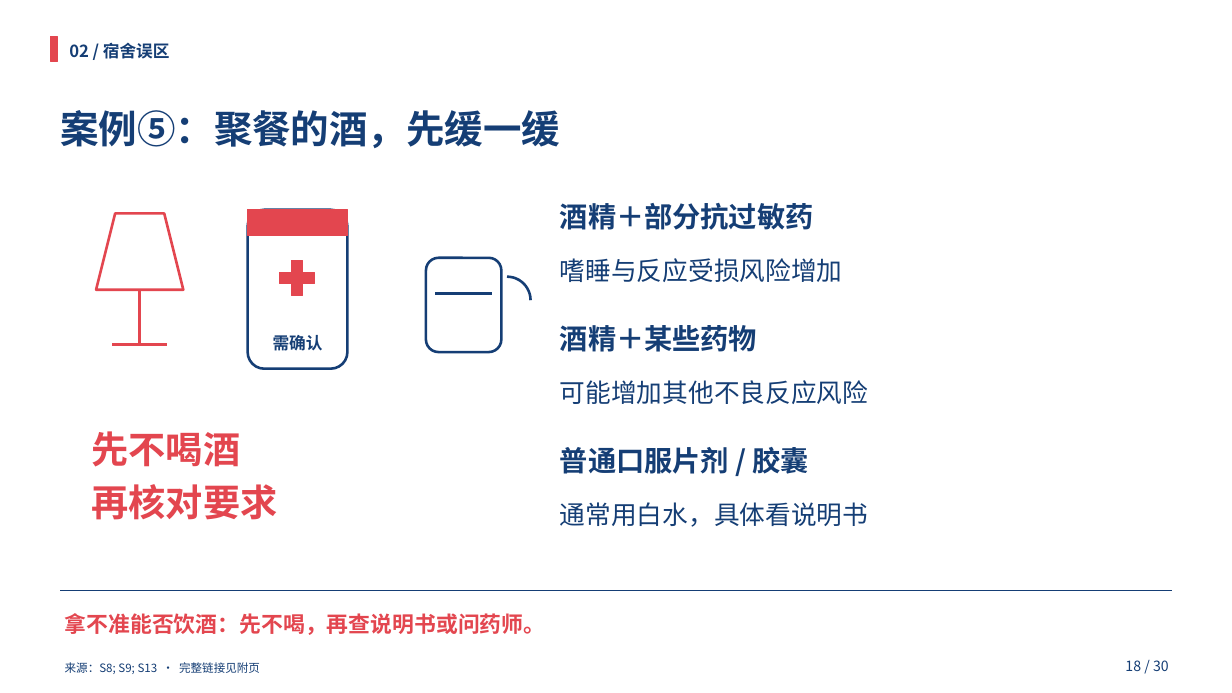
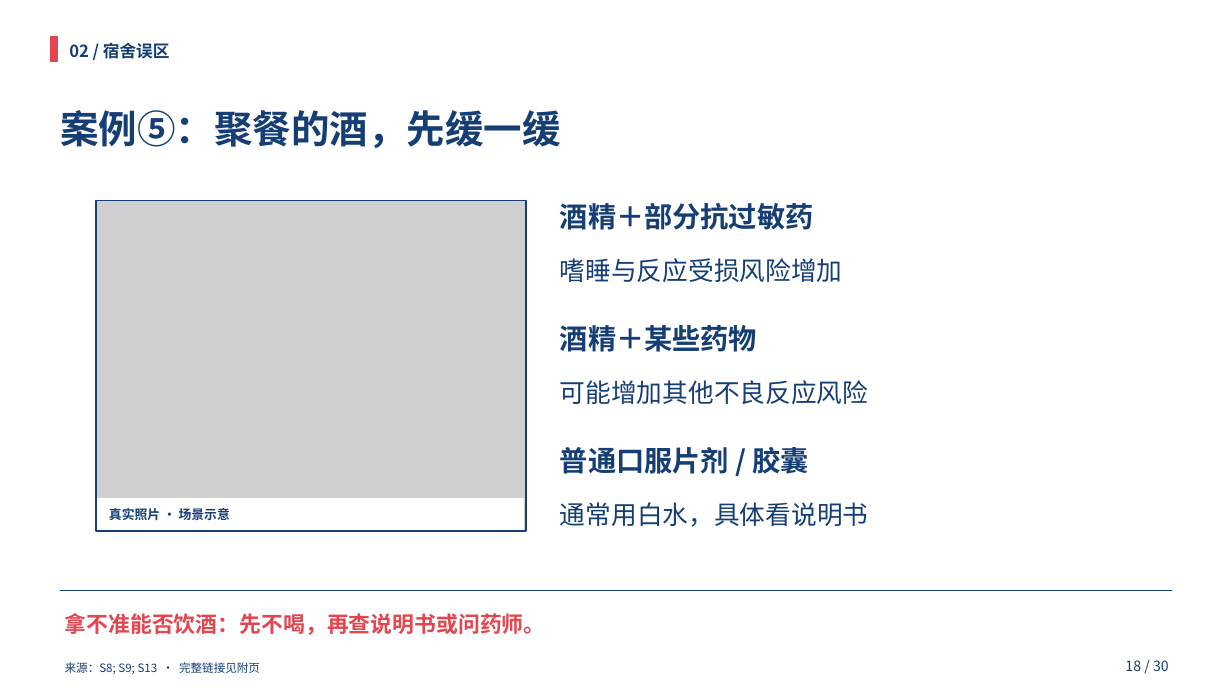
Before and after one commit to HOU-snowyfly/PPTbuilder, a slide deck: slide 18 of 交付文件/合理用药_双人35分钟.pptx. Drawn at 1232x693 pixels with LibreOffice and Linux fonts; fonts in the diff are those of the drawing; grey boxes stand for pictures. Boxes give left, top, right and bottom in pixels: in the first picture for what was removed or moved away, otherwise in the second. Text is boxed around its words. In the diff, an @@ line names an element or a change of style, - is before the commit and + after.

Commit message:
Add licensed real photos to 18 presentation slides and refresh all materials

```diff
--- a/交付文件/合理用药_双人35分钟.pptx
+++ b/交付文件/合理用药_双人35分钟.pptx
@@ picture added at bbox=[96, 201, 526, 531] @@
@@ rectangle added at bbox=[96, 201, 526, 531], outline #153E75 1.5 pt @@
@@ trapezoid removed at bbox=[96, 213, 183, 290] @@
@@ rounded rectangle removed at bbox=[248, 210, 348, 369] @@
@@ rectangle removed at bbox=[248, 210, 348, 236] @@
@@ rectangle removed at bbox=[291, 261, 303, 296] @@
@@ rounded rectangle removed at bbox=[426, 258, 502, 352] @@
@@ line removed from (140, 290) to (140, 345) @@
@@ rectangle removed at bbox=[280, 273, 315, 285] @@
@@ line removed from (435, 294) to (492, 294) @@
@@ arc (boxed as its full ellipse) removed at bbox=[483, 276, 531, 323] @@
@@ line removed from (113, 345) to (167, 345) @@
@@ text removed at bbox=[273, 335, 323, 351] @@
-需确认
@@ text removed at bbox=[91, 431, 277, 520] @@
-先不喝酒
-再核对要求
@@ rectangle added at bbox=[98, 499, 524, 530], fill #FFFFFF, outline #FFFFFF 0.75 pt @@
@@ text added at bbox=[109, 508, 230, 520], 10 pt, text #153E75, bold @@
+真实照片 · 场景示意
```
Also in this commit, not shown: 20 other slides changed, 2 slides added, 23 other files.
